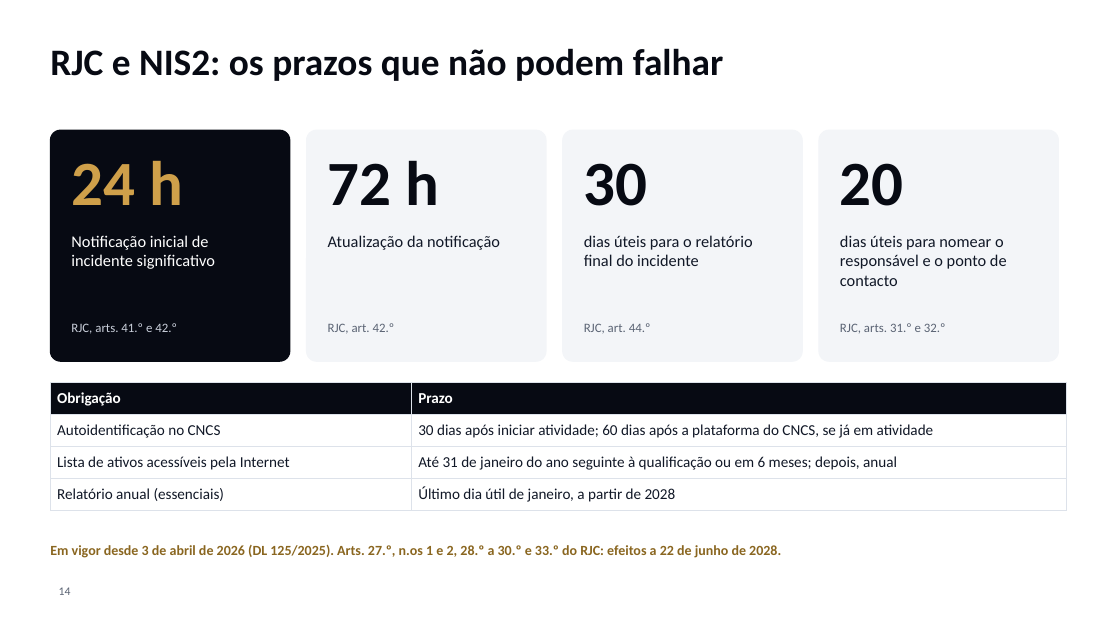
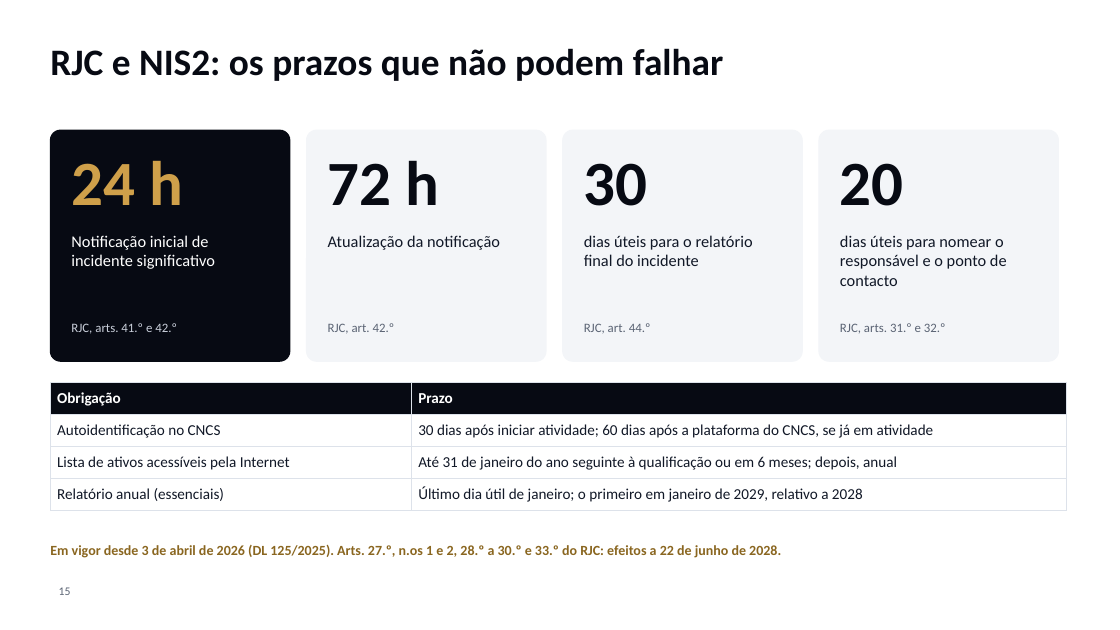
Before and after one commit to dbastoscarvalho23/Securematurity, a slide deck: slide 15 of docs/onboarding/AnkoraOne-Apresentacao-Onboarding.pptx (slide 14 before the commit). Drawn at 1120x630 pixels with LibreOffice and Linux fonts; fonts in the diff are those of the drawing; background and template pictures are left out. Boxes give left, top, right and bottom in pixels: in the first picture for what was removed or moved away, otherwise in the second. Text is boxed around its words. In the diff, an @@ line names an element or a change of style, - is before the commit and + after.

```diff
--- a/docs/onboarding/AnkoraOne-Apresentacao-Onboarding.pptx
+++ b/docs/onboarding/AnkoraOne-Apresentacao-Onboarding.pptx
@@ table at (50,382,1067,506) @@
-row 4, column 2: Último dia útil de janeiro, a partir de 2028
+row 4, column 2: Último dia útil de janeiro; o primeiro em janeiro de 2029, relativo a 2028
@@ page number at (59,587,71,595): text changed @@
-14
+15
```
Also in this commit, not shown: 9 other slides changed, 2 slides added, 16 other files.
